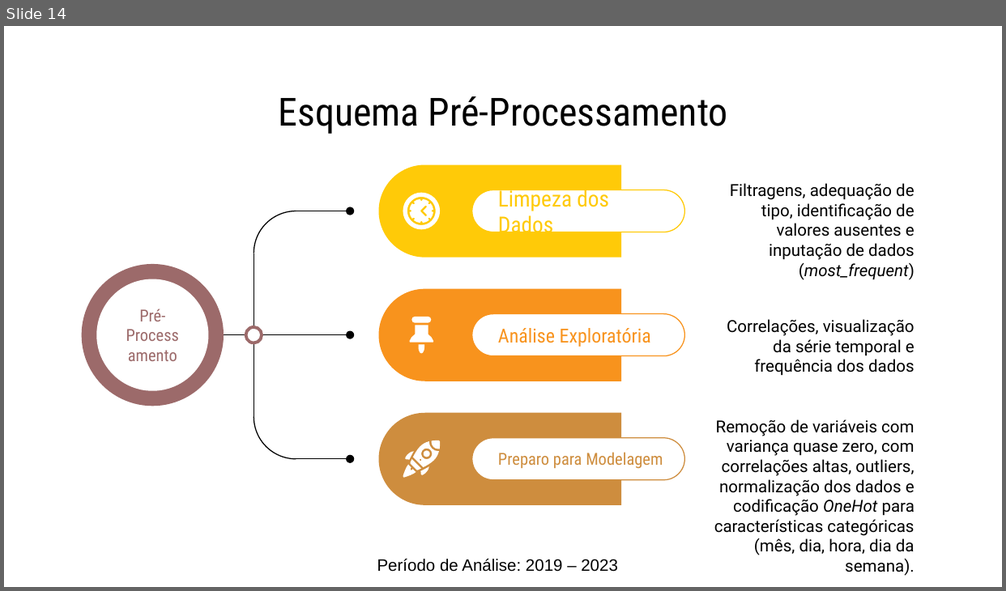
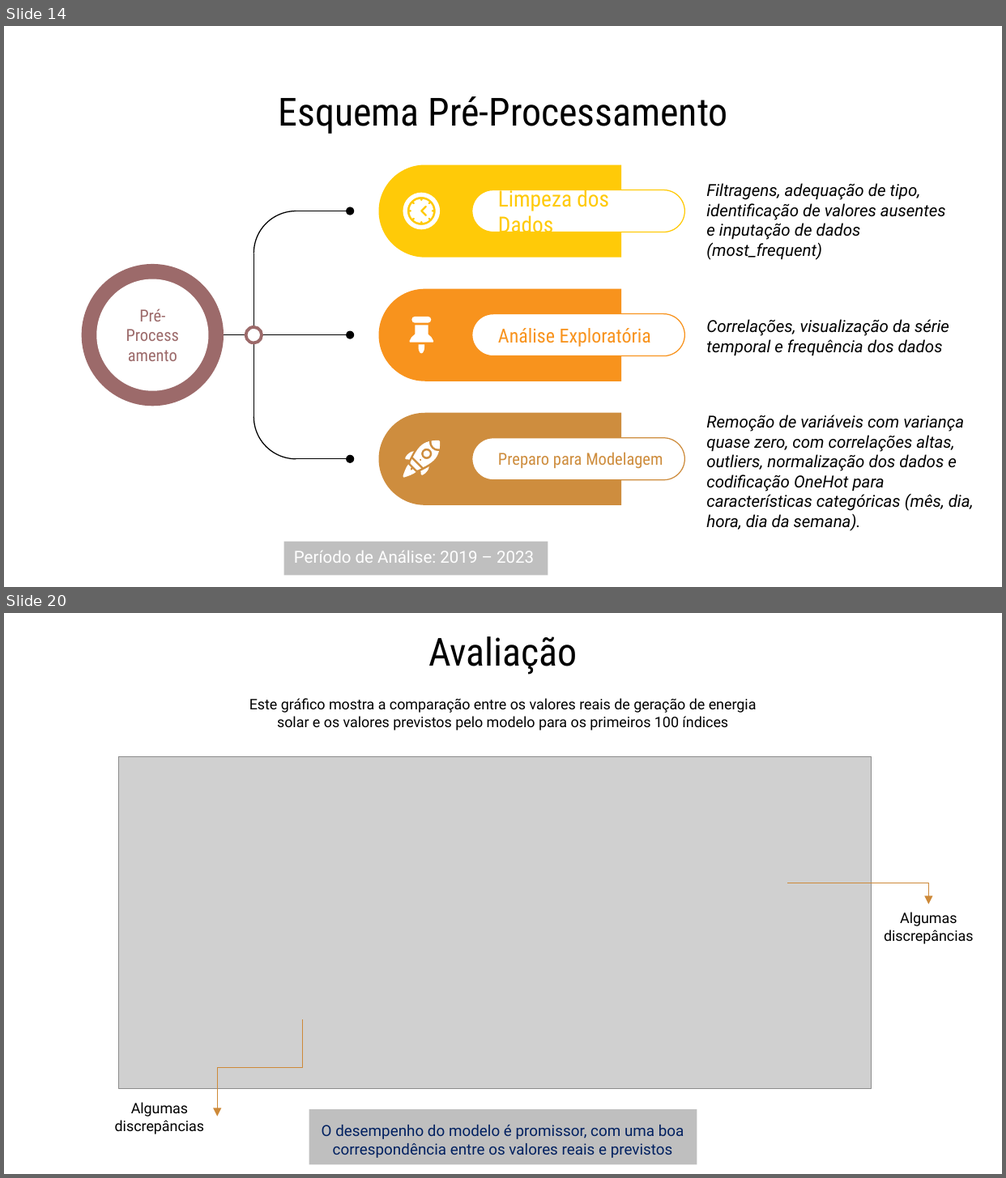
Before and after one commit to afazevedo/RadiantForecast, a slide deck: docs/presentation.pptx. Shown one above the other, each under a label of ours: slide 14 before the commit, slides 14 and 20 after it; the slides between them are not shown. The pictures are 1006x591 and 1006x1178 pixels, drawn with LibreOffice and Linux fonts; fonts in the diff are those of the drawing; grey boxes stand for pictures. Boxes give left, top, right and bottom in pixels: in the first picture for what was removed or moved away, otherwise in the second. Text is boxed around its words. In the diff, an @@ line names an element or a change of style, - is before the commit and + after.

```diff
--- a/docs/presentation.pptx
+++ b/docs/presentation.pptx
@@ slide 20 added at [4, 613, 1002, 1174], background #FFFFFF @@
@@ title added at [428, 636, 577, 675], 28 pt, text #000000 @@
+Avaliação
@@ text added at [249, 698, 756, 730], 10.5 pt, text #000000 @@
+Este gráfico mostra a comparação entre os valores reais de geração de energia solar e os valores previstos pelo modelo para os primeiros 100 índices
@@ picture added at [119, 756, 872, 1089] @@
@@ elbow arrow added from (787, 884) to (928, 905), #CD8A39 0.75 pt @@
@@ text added at [884, 912, 974, 944], 10.5 pt, text #000000 @@
+Algumas discrepâncias
@@ elbow arrow added from (302, 1020) to (218, 1117), #CD8A39 0.75 pt @@
@@ text added at [115, 1102, 205, 1135], 10.5 pt, text #000000 @@
+Algumas discrepâncias
@@ rectangle added at [309, 1110, 697, 1165], fill #BFBFBF @@
@@ text added at [322, 1125, 684, 1158], 11 pt, text #002060 @@
+O desempenho do modelo é promissor, com uma boa correspondência entre os valores reais e previstos
@@ slide 14 changed as well @@
@@ text "Filtragens, adequação de tipo, identificação ..." at [706, 183, 946, 260]: italic on in "Filtragens, adequação de tipo, identificação de valores ..."; alignment right to left @@
@@ text "Correlações, visualização da série temporal ..." at [706, 319, 949, 356]: italic on; alignment right to left @@
@@ text "Remoção de variáveis com variança ..." at [706, 415, 974, 531]: italic on; alignment right to left @@
@@ text "Período de Análise: 2019 – ...": place and size @@
-text "Período de Análise: 2019 – ..." at [377, 559, 618, 572]
+text "Período de Análise: 2019 – ..." at [294, 551, 534, 563]
@@ text "Período de Análise: 2019 – ..." at [294, 551, 534, 563]: font Arial to Roboto, text colour #000000 to #FFFFFF; alignment centre to left @@
@@ rectangle added at [284, 542, 548, 576], fill #BFBFBF @@
```
Also in this commit, not shown: 18 other slides changed, 2 other slides added, 3 slides removed, 4 other files.
